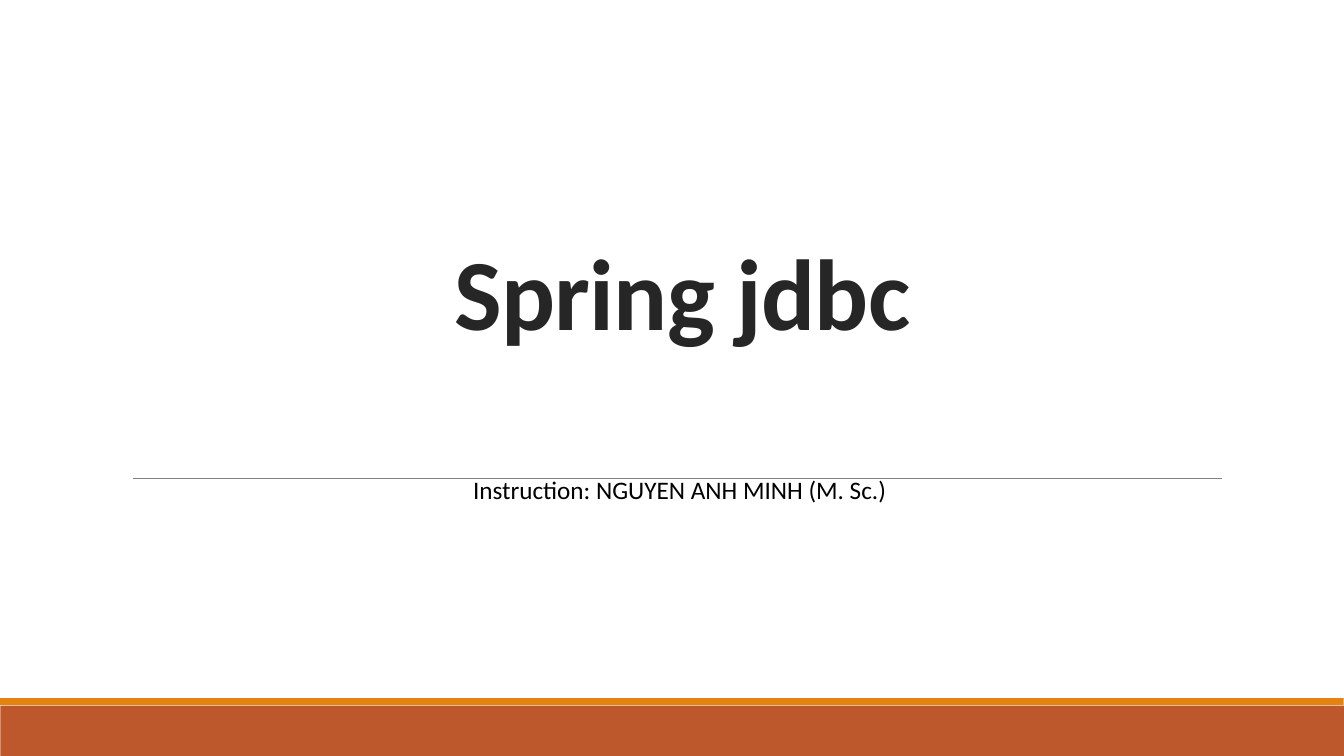
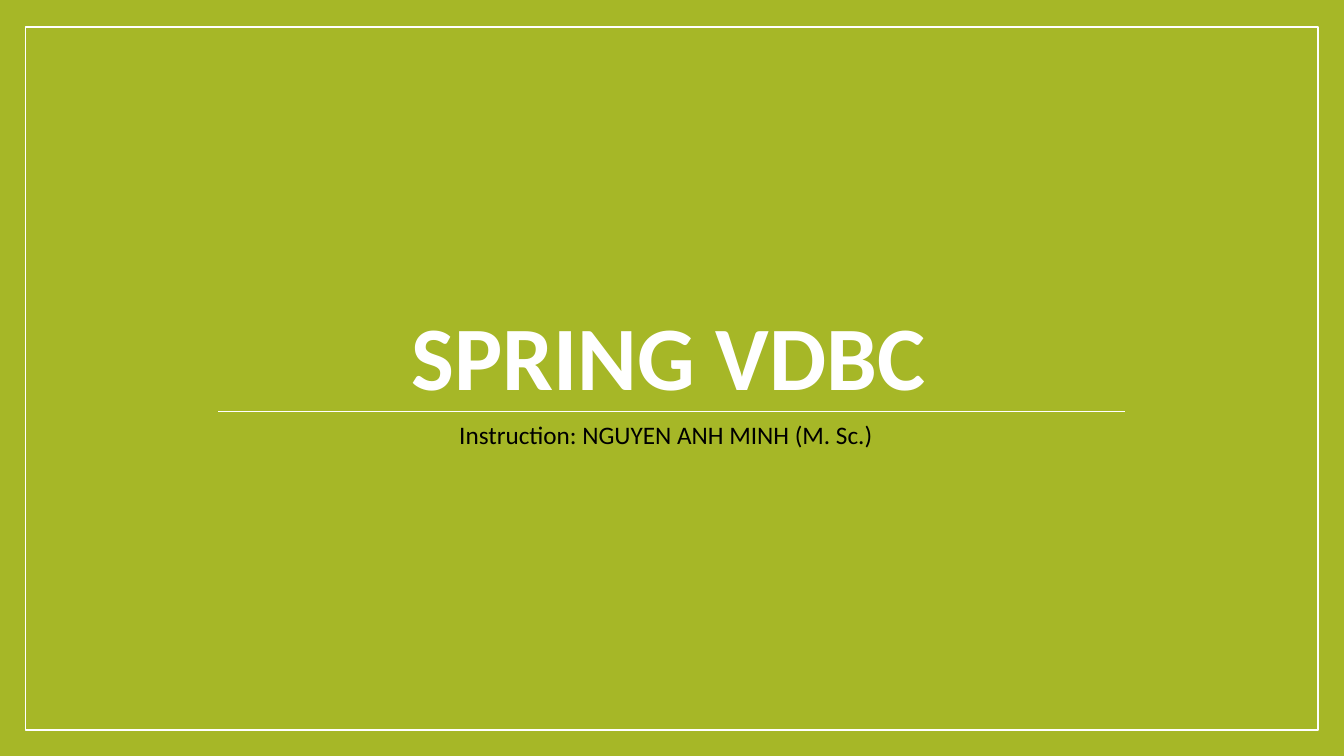
Before and after one commit to minhcnrs/JAVA_Course_Spring_Training, a slide deck: slide 1 of course/Spring-Day6.pptx. Drawn at 1344x756 pixels with LibreOffice and Linux fonts; fonts in the diff are those of the drawing. Boxes give left, top, right and bottom in pixels: in the first picture for what was removed or moved away, otherwise in the second. Text is boxed around its words. In the diff, an @@ line names an element or a change of style, - is before the commit and + after.

```diff
--- a/course/Spring-Day6.pptx
+++ b/course/Spring-Day6.pptx
@@ background #FFFFFF to #A6B727 @@
@@ rectangle added at (25,27,1318,730), fill #A6B727, outline #FFFFFF 1 pt @@
@@ title at (411,330,926,412): text changed; size 72 to 64.8 pt; text colour #262626 to #FFFFFF @@
-Spring jdbc
+SPRING VDBC
@@ line moved from (133, 479) - (1222, 479) to (218, 411) - (1125, 411) @@
@@ line (218, 411) - (1125, 411): stroke #808080 0.5 pt to #FFFFFF 0.79 pt @@
@@ text "Instruction: NGUYEN ANH MINH (M. ...": place and size @@
-text "Instruction: NGUYEN ANH MINH (M. ..." at (473,480,886,503)
+text "Instruction: NGUYEN ANH MINH (M. ..." at (459,426,872,447)
@@ rectangle removed at (0,706,1344,756) @@
@@ rectangle removed at (0,699,1344,706) @@
```
Also in this commit, not shown: 43 other slides changed, 6 slides added, 6 slides removed, 8 other files.
